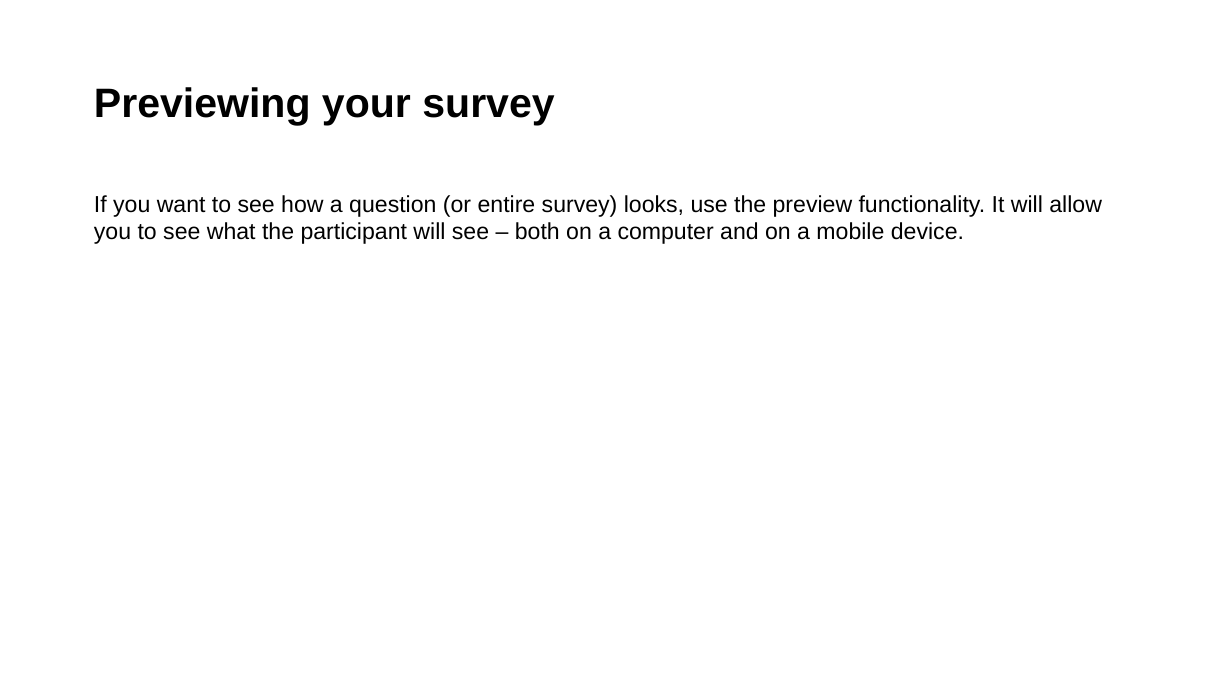
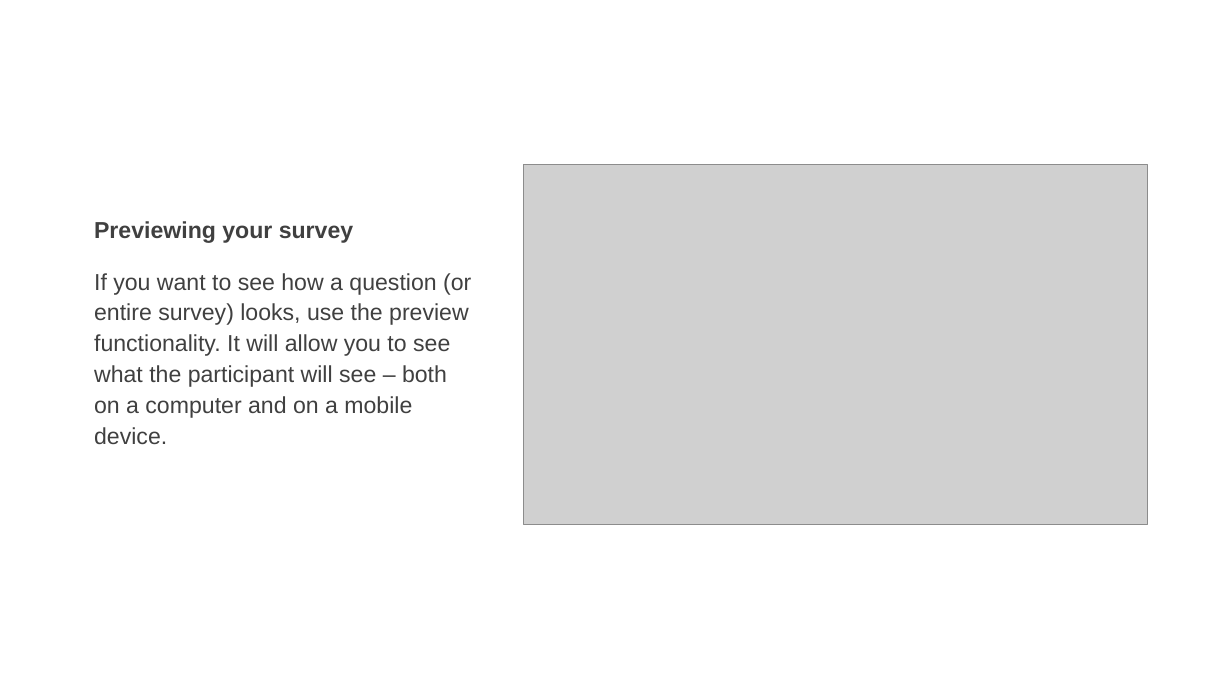
Before and after one commit to LittleMonkeyLab/PS52007D_2023-4, a slide deck: slide 5 of _site/content/Week06/worksheet.pptx (slide 12 before the commit). Drawn at 1232x693 pixels with LibreOffice and Linux fonts; fonts in the diff are those of the drawing; grey boxes stand for pictures. Boxes give left, top, right and bottom in pixels: in the first picture for what was removed or moved away, otherwise in the second. Text is boxed around its words. In the diff, an @@ line names an element or a change of style, - is before the commit and + after.

```diff
--- a/_site/content/Week06/worksheet.pptx
+++ b/_site/content/Week06/worksheet.pptx
@@ title removed at bbox=[94, 87, 554, 125] @@
-Previewing your survey
@@ picture added at bbox=[524, 165, 1148, 525] @@
@@ text "Previewing your survey": place and size @@
-text "Previewing your survey" at bbox=[94, 195, 1102, 244]
+text "Previewing your survey" at bbox=[94, 221, 471, 444]
@@ text at bbox=[94, 221, 353, 243]: paragraph added @@
+Previewing your survey
@@ text at bbox=[94, 273, 471, 444]: text colour #000000 to #404040 in "If you want to see how a ..."; line spacing 1 to 24pt; more space between paragraphs @@
```
Also in this commit, not shown: 6 other slides changed, 6 slides added, 8 slides removed, 34 other files.
